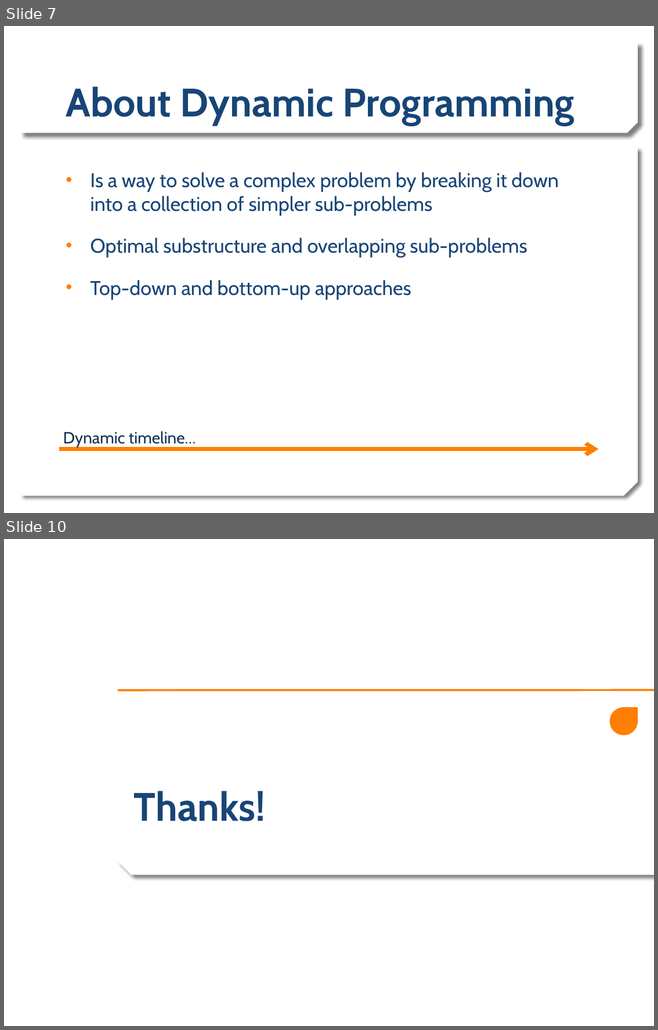
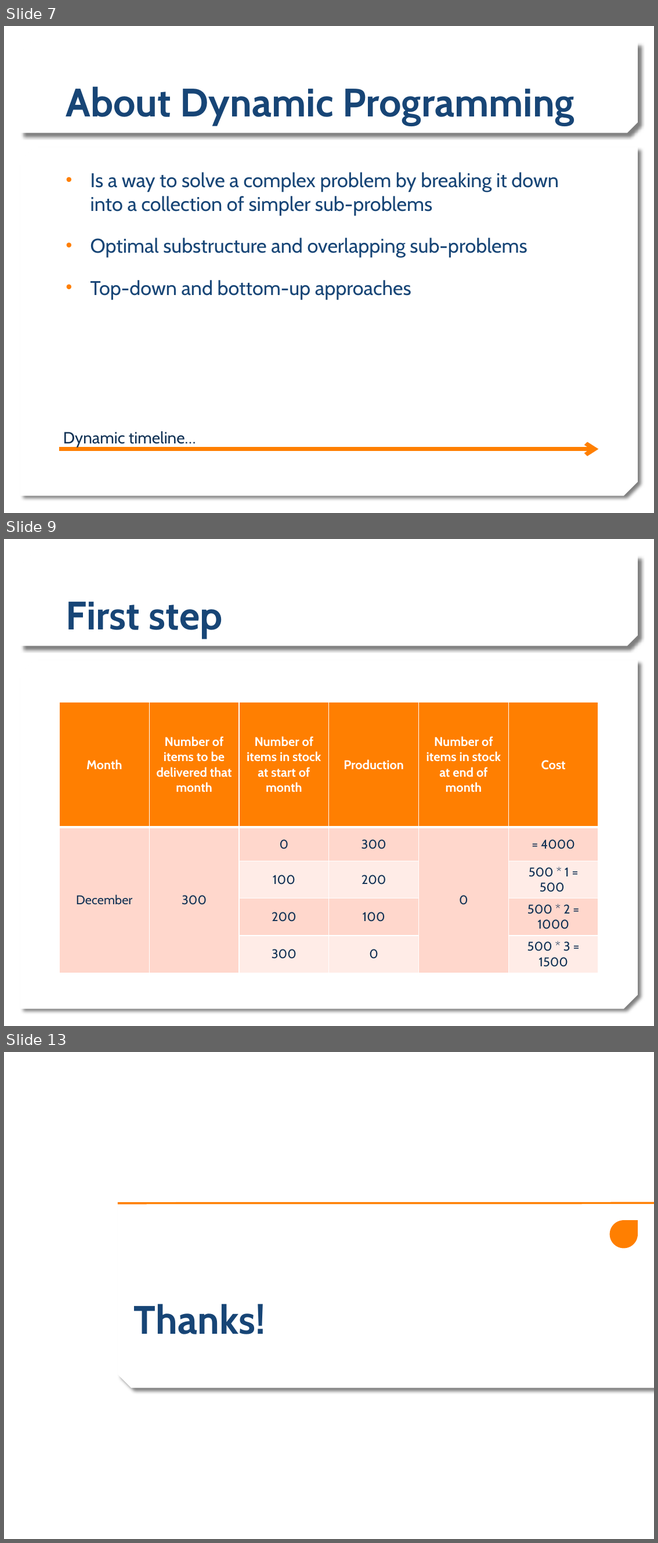
Before and after one commit to rirypheng/dynamic-programming, a slide deck: DP - Warehouse Problem.pptx. Shown one above the other, each under a label of ours: slides 7 and 10 before the commit, slides 7, 9 and 13 after it; the slides between them are not shown. The pictures are 658x1030 and 658x1543 pixels, drawn with LibreOffice and Linux fonts; fonts in the diff are those of the drawing; background and template pictures are left out. Boxes give left, top, right and bottom in pixels: in the first picture for what was removed or moved away, otherwise in the second. Text is boxed around its words. In the diff, an @@ line names an element or a change of style, - is before the commit and + after.

```diff
--- a/DP - Warehouse Problem.pptx
+++ b/DP - Warehouse Problem.pptx
@@ slide 9 added at [4, 539, 654, 1026], background picture (left out); not listed: 2 template elements that a slide beside it also shows @@
@@ title added at [66, 602, 223, 639], 44 pt, text #174576, bold @@
+First step
@@ table added at [59, 702, 597, 969], 5 rows, 6 columns @@
+Month | Number of items to be delivered that month | Number of items in stock at start of month | Production | Number of items in stock at end of month | Cost
+December | 300 | 0 | 300 | 0 | = 4000
+ |  | 100 | 200 |  | 500 * 1 = 500
+ |  | 200 | 100 |  | 500 * 2 = 1000
+ |  | 300 | 0 |  | 500 * 3 = 1500
@@ what was slide 10 is now slide 13 @@
```
Also in this commit, not shown: 4 other slides added, 2 slides removed.
